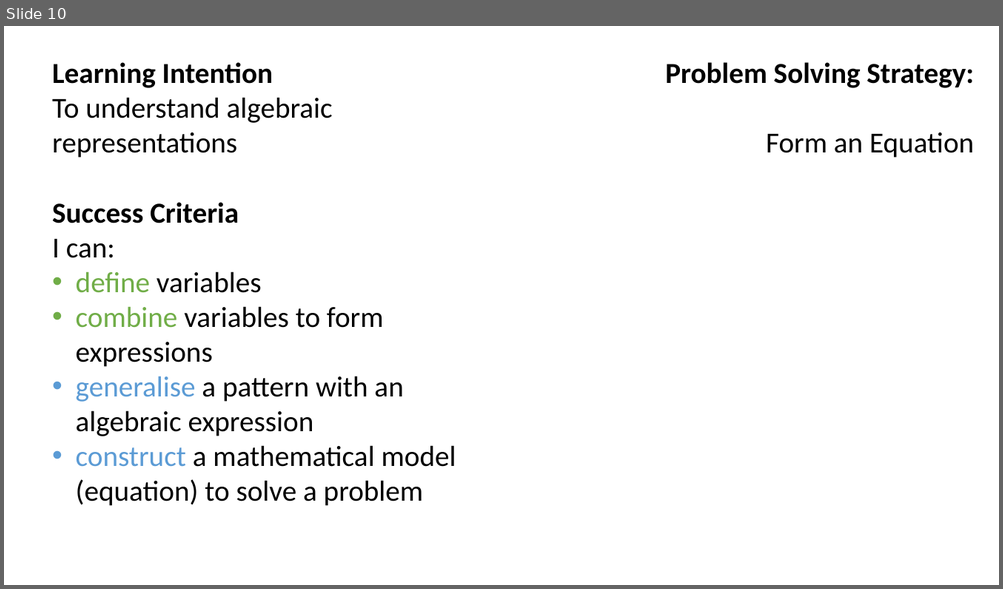
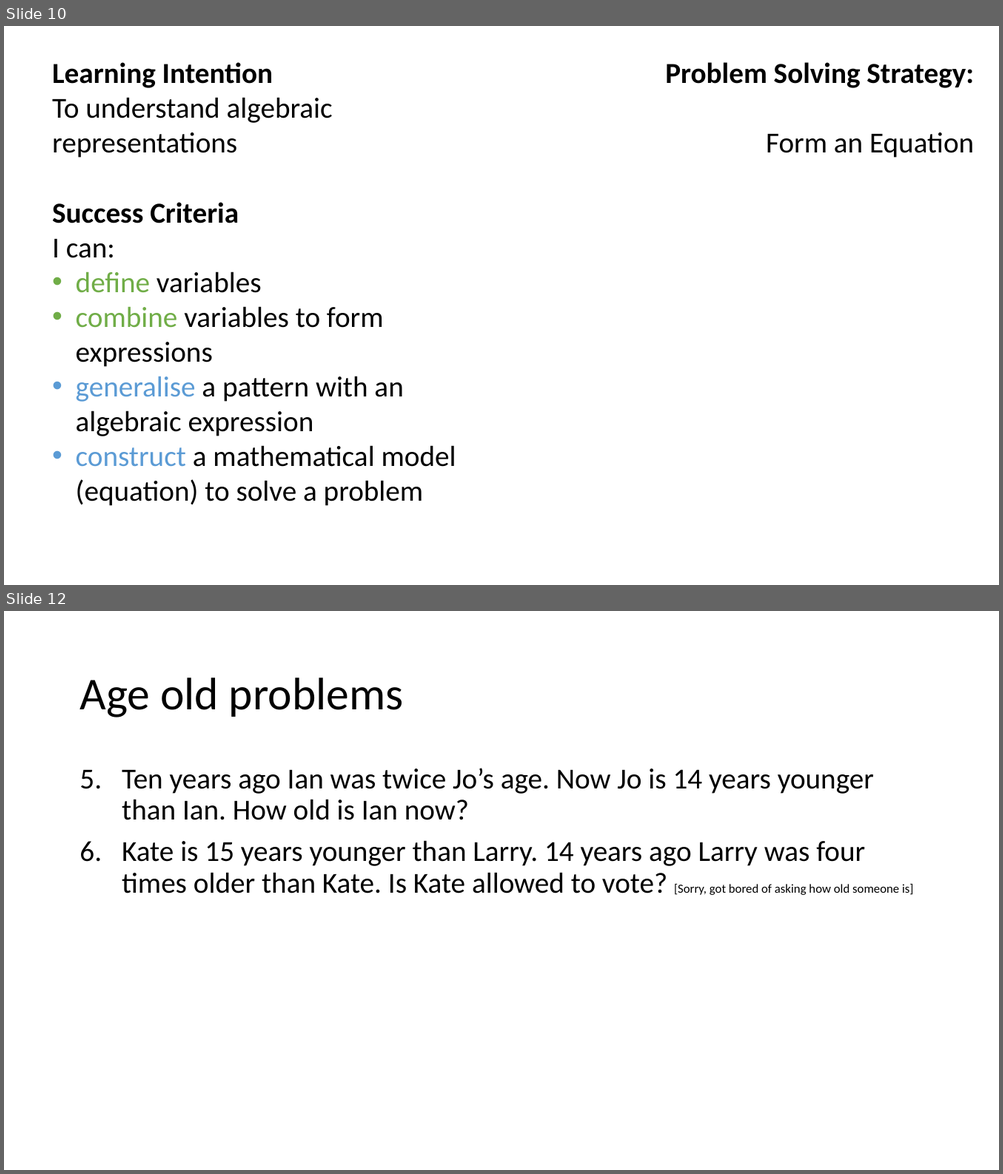
Before and after one commit to benwhicks/problem_solving, a slide deck: Strategies/Form an equation.pptx. Shown one above the other, each under a label of ours: slide 10 before the commit, slides 10 and 12 after it; the slides between them are not shown. The pictures are 1003x589 and 1003x1174 pixels, drawn with LibreOffice and Linux fonts; fonts in the diff are those of the drawing. Boxes give left, top, right and bottom in pixels: in the first picture for what was removed or moved away, otherwise in the second. Text is boxed around its words. In the diff, an @@ line names an element or a change of style, - is before the commit and + after.

```diff
--- a/Strategies/Form an equation.pptx
+++ b/Strategies/Form an equation.pptx
@@ slide 12 added at (4, 611, 999, 1170), background #FFFFFF @@
@@ title added at (79, 678, 404, 718), 44 pt, text #000000 @@
+Age old problems
@@ text added at (122, 768, 913, 895), 28 pt, text #000000 @@
+5. Ten years ago Ian was twice Jo’s age. Now Jo is 14 years younger than Ian. How old is Ian now?
+6. Kate is 15 years younger than Larry. 14 years ago Larry was four times older than Kate. Is Kate allowed to vote? [Sorry, got bored of asking how old someone is]
```
Also in this commit, not shown: 1 other slide added, 2 other files.
